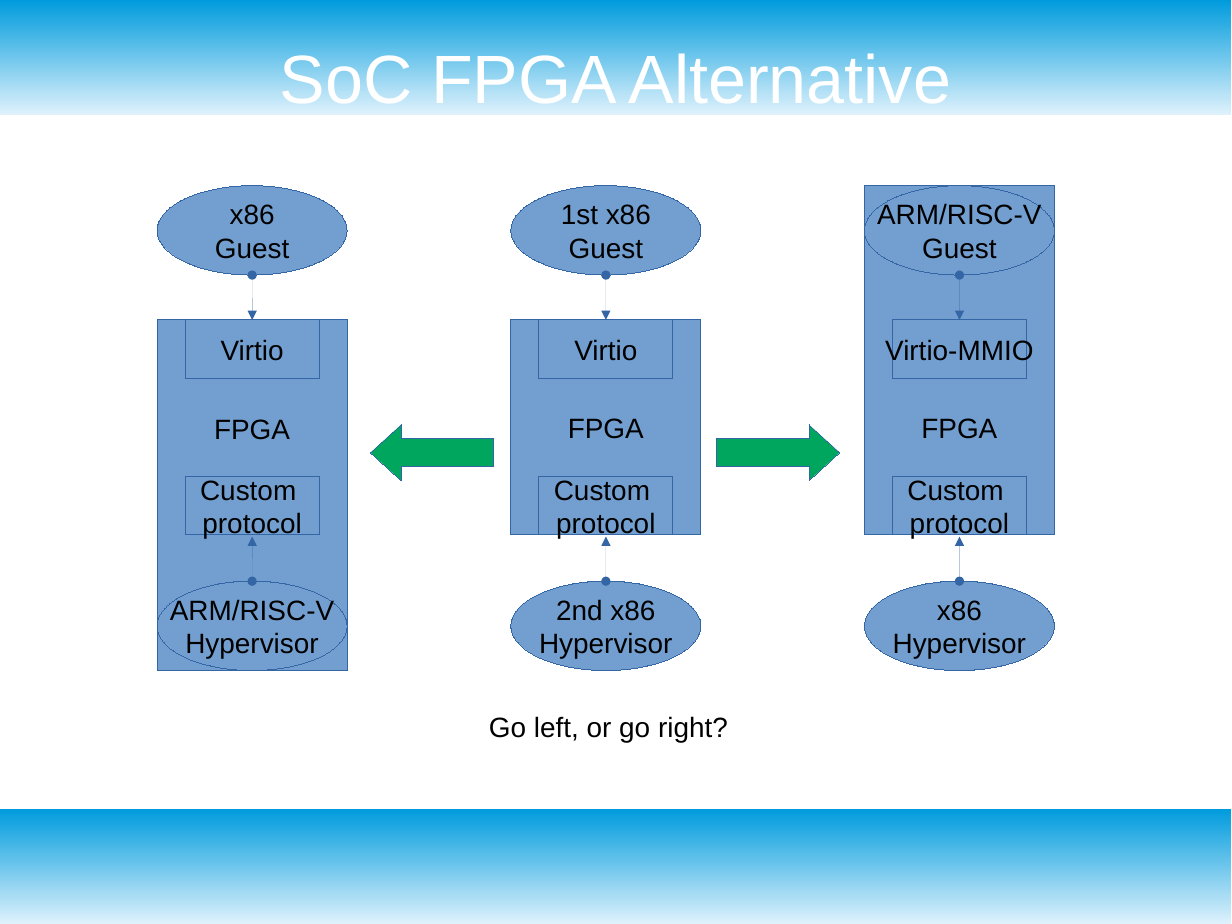
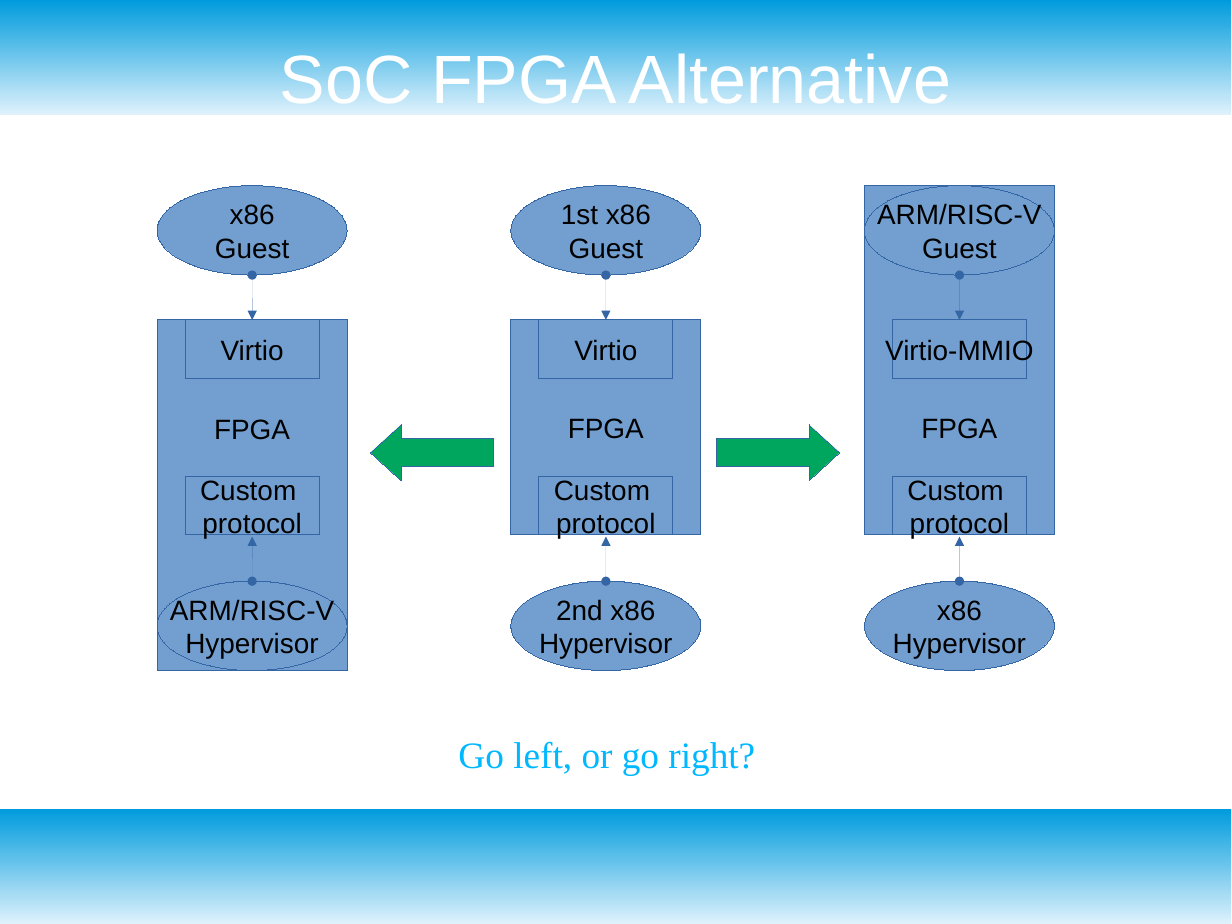
Before and after one commit to RSPwFPGAs/virtio-fpga-bridge, a slide deck: slide 4 of doc/virio-fpga-bridge.odp. Drawn at 1232x924 pixels with LibreOffice and Linux fonts; fonts in the diff are those of the drawing. Boxes give left, top, right and bottom in pixels: in the first picture for what was removed or moved away, otherwise in the second. Text is boxed around its words. In the diff, an @@ line names an element or a change of style, - is before the commit and + after.

```diff
--- a/doc/virio-fpga-bridge.odp
+++ b/doc/virio-fpga-bridge.odp
@@ text "Go left, or go right?": place and size @@
-text "Go left, or go right?" at box(489, 716, 728, 742)
+text "Go left, or go right?" at box(458, 741, 755, 776)
@@ text "Go left, or go right?" at box(458, 741, 755, 776): size 18 to 24 pt, font Arial to Times New Roman, text colour #000000 to #00B8FF, letter outline none to #000000 0.74 pt; vertical alignment top to middle @@
```
Also in this commit, not shown: 1 other file.
